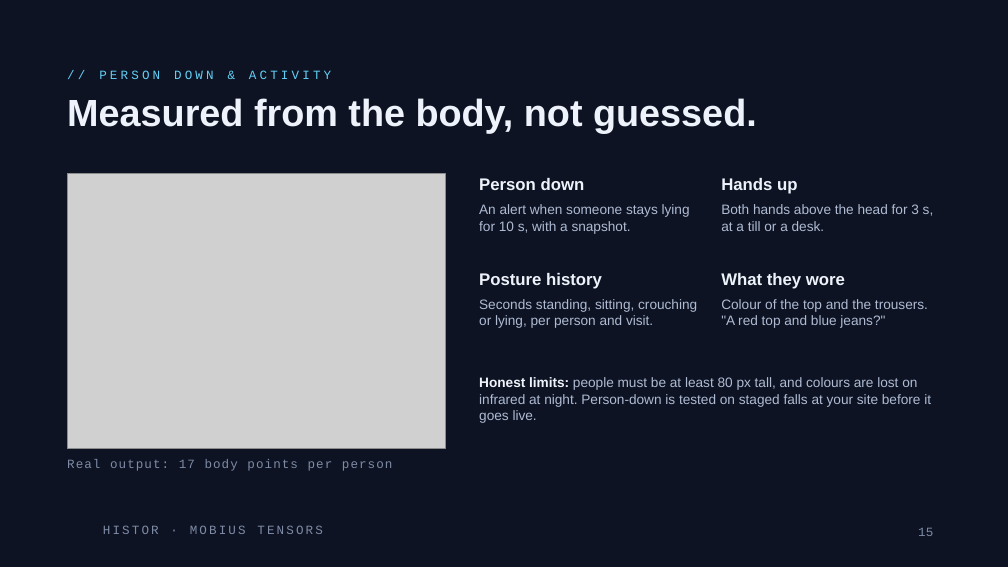
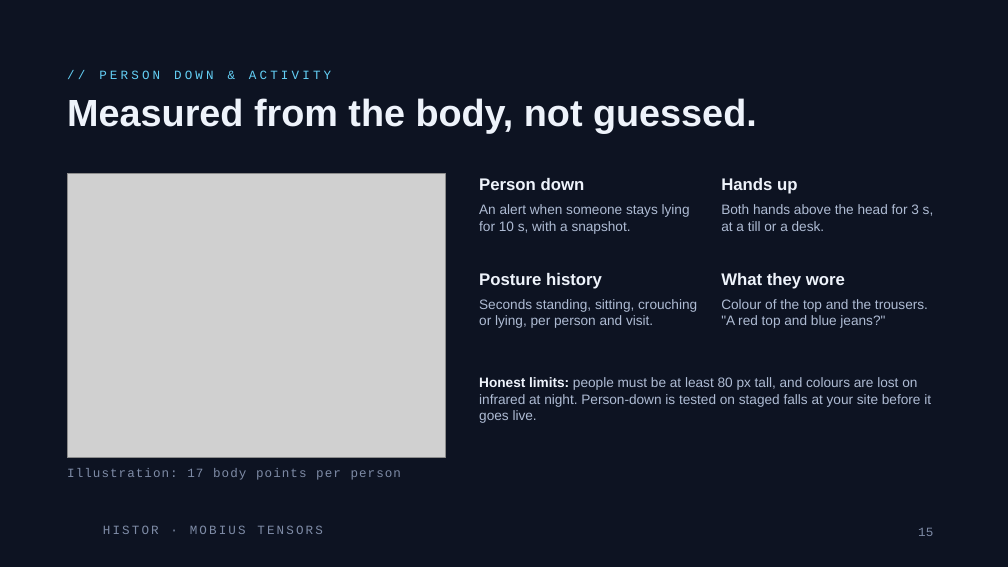
Before and after one commit to rachadlakis/mobius-tensors, a slide deck: slide 15 of projects/histor/docs/Histor.pptx. Drawn at 1008x567 pixels with LibreOffice and Linux fonts; fonts in the diff are those of the drawing; grey boxes stand for pictures; background and template pictures are left out. Boxes give left, top, right and bottom in pixels: in the first picture for what was removed or moved away, otherwise in the second. Text is boxed around its words. In the diff, an @@ line names an element or a change of style, - is before the commit and + after.

```diff
--- a/projects/histor/docs/Histor.pptx
+++ b/projects/histor/docs/Histor.pptx
@@ picture resized from (x1=67, y1=174, x2=445, y2=448) to (x1=67, y1=174, x2=445, y2=457) @@
@@ text at (x1=67, y1=468, x2=401, y2=480): text changed @@
-Real output: 17 body points per person
+Illustration: 17 body points per person
```
Also in this commit, not shown: 3 other slides changed, 1 slide added, 28 other files.
